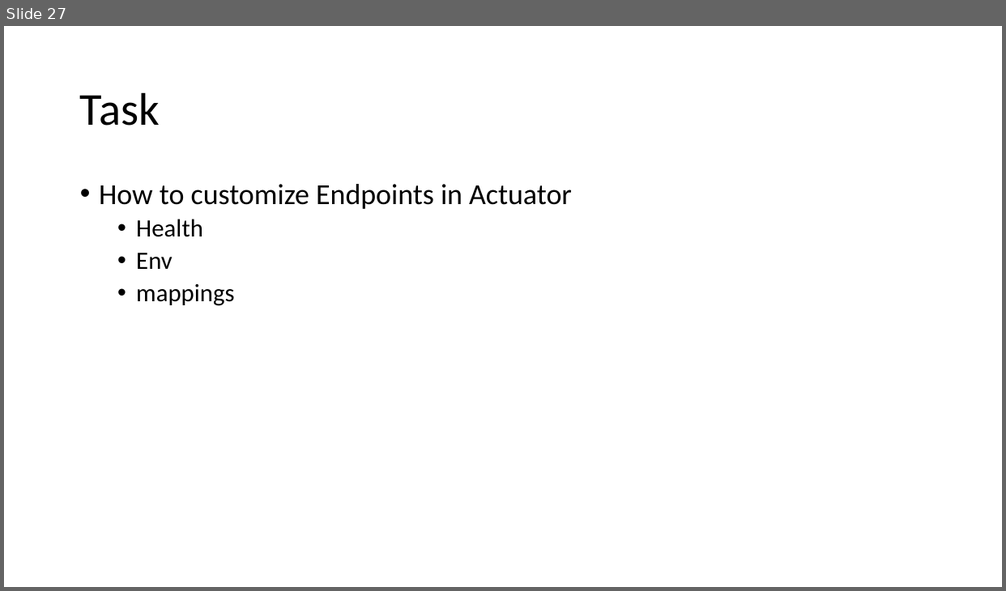
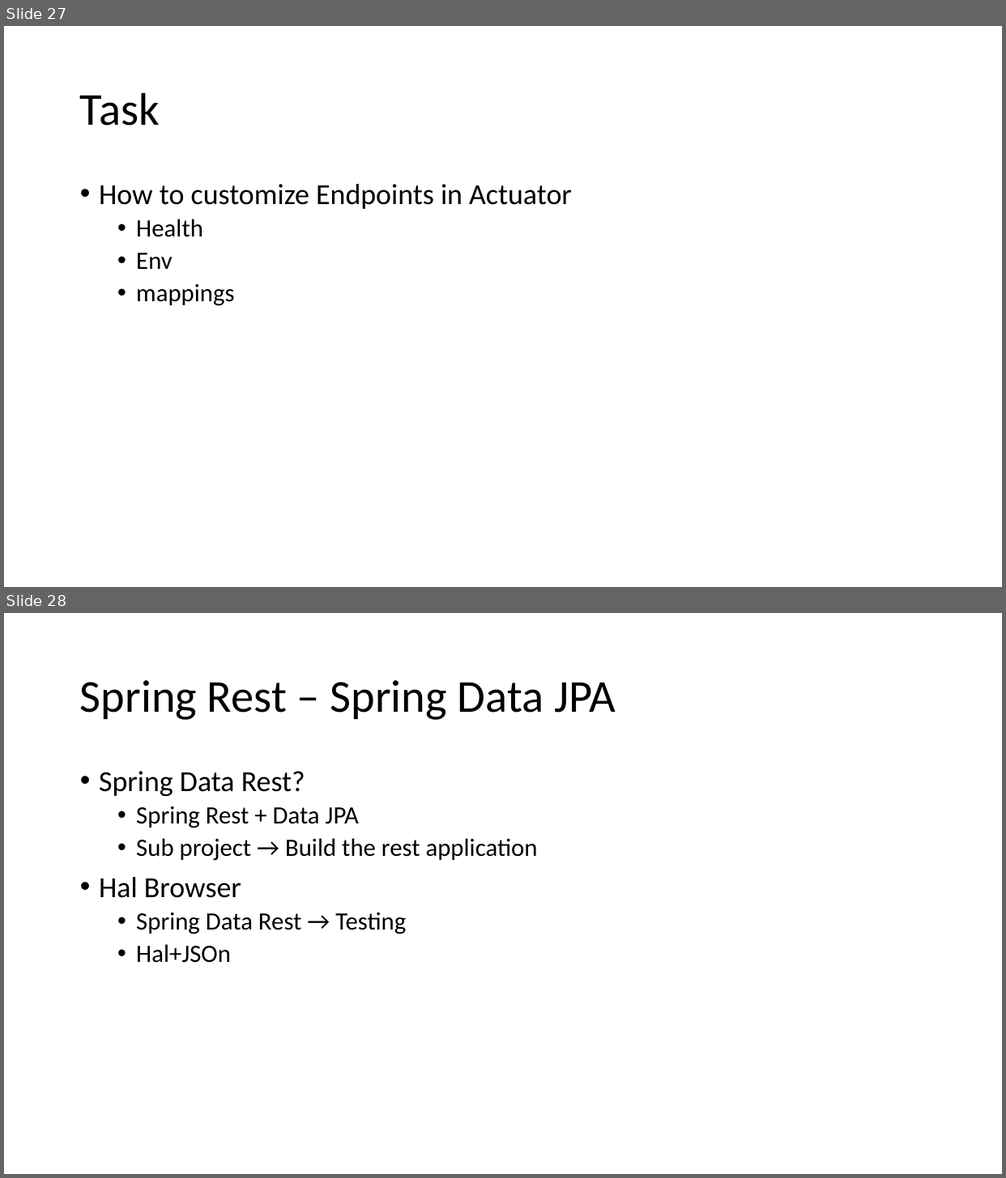
Before and after one commit to priyangm/pod_trg, a slide deck: FinishingSchool-June.pptx. Shown one above the other, each under a label of ours: slide 27 before the commit, slides 27 and 28 after it. The pictures are 1006x591 and 1006x1178 pixels, drawn with LibreOffice and Linux fonts; fonts in the diff are those of the drawing. Boxes give left, top, right and bottom in pixels: in the first picture for what was removed or moved away, otherwise in the second. Text is boxed around its words. In the diff, an @@ line names an element or a change of style, - is before the commit and + after.

```diff
--- a/FinishingSchool-June.pptx
+++ b/FinishingSchool-June.pptx
@@ slide 28 added at box(4, 613, 1002, 1174), background #FFFFFF @@
@@ title added at box(80, 680, 616, 720), 44 pt, text #000000 @@
+Spring Rest – Spring Data JPA
@@ text added at box(99, 771, 538, 963), 24 pt, text #000000 @@
+• Spring Data Rest?
+  • Spring Rest + Data JPA
+  • Sub project → Build the rest application
+• Hal Browser
+  • Spring Data Rest → Testing
+  • Hal+JSOn
```
Also in this commit, not shown: 6 other slides added, 2 other files.
